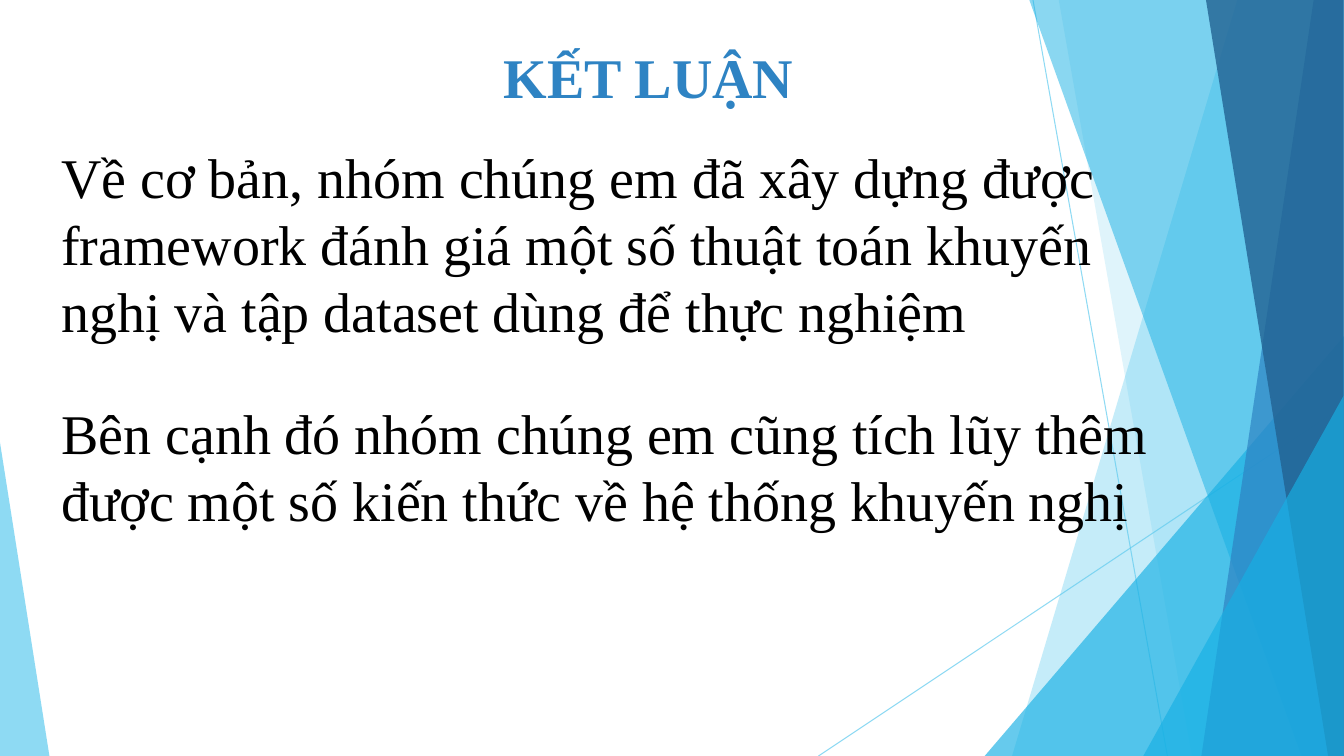
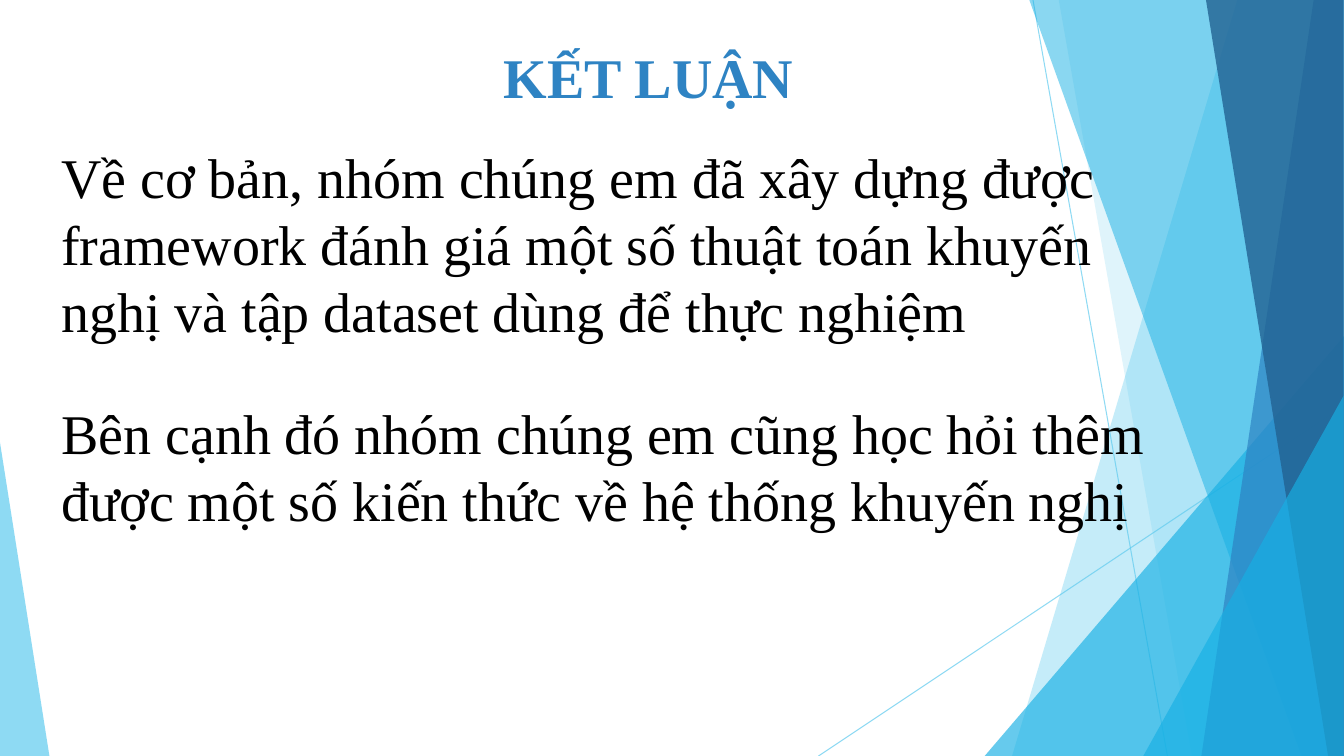
Before and after one commit to tuyennta/JobRecSys, a slide deck: slide 13 of Documents/Báo cáo/Bao cao KLTN_2.pptx. Drawn at 1344x756 pixels with LibreOffice and Linux fonts; fonts in the diff are those of the drawing. Boxes give left, top, right and bottom in pixels: in the first picture for what was removed or moved away, otherwise in the second. Text is boxed around its words. In the diff, an @@ line names an element or a change of style, - is before the commit and + after.

```diff
--- a/Documents/Báo cáo/Bao cao KLTN_2.pptx
+++ b/Documents/Báo cáo/Bao cao KLTN_2.pptx
@@ text at <box>61,410,1144,532</box>: text changed @@
-Bên cạnh đó nhóm chúng em cũng tích lũy thêm được một số kiến thức về hệ thống khuyến nghị
+Bên cạnh đó nhóm chúng em cũng học hỏi thêm được một số kiến thức về hệ thống khuyến nghị
```
Also in this commit, not shown: 3 other slides changed.
